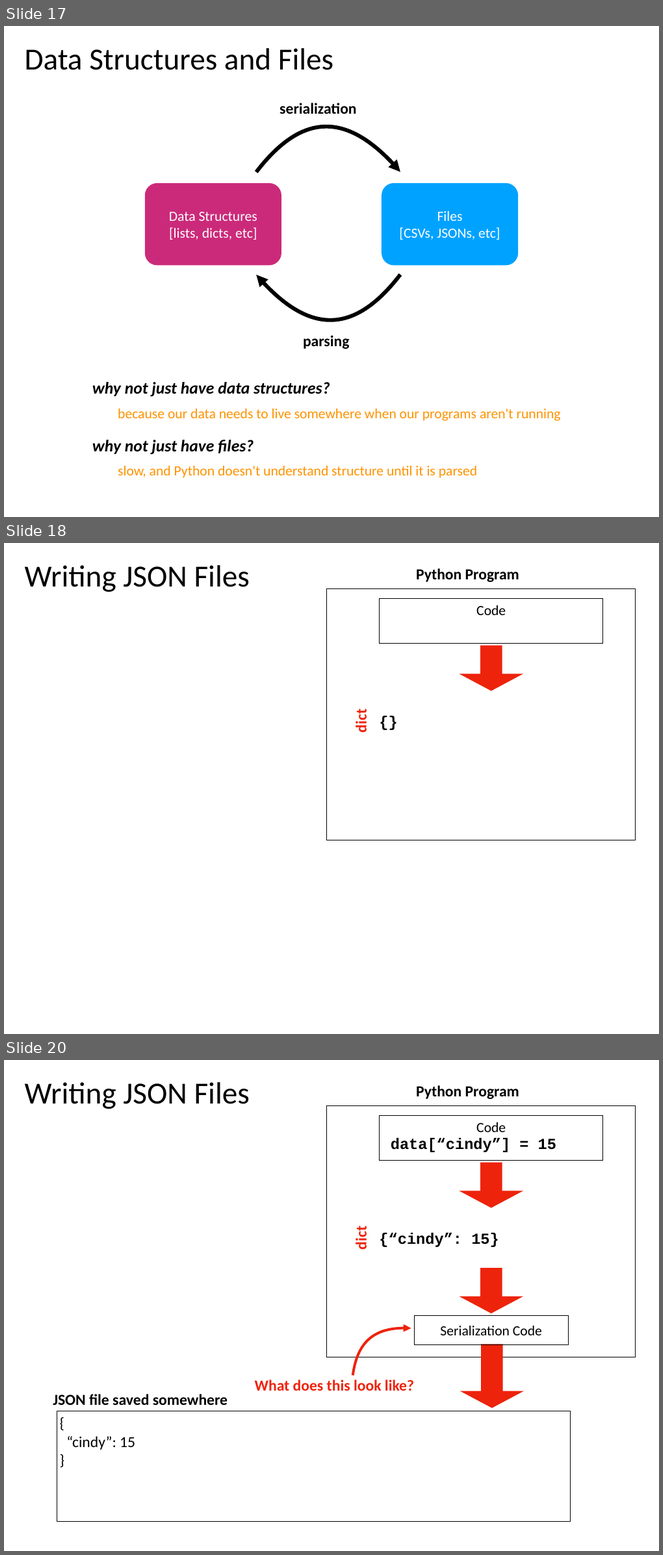
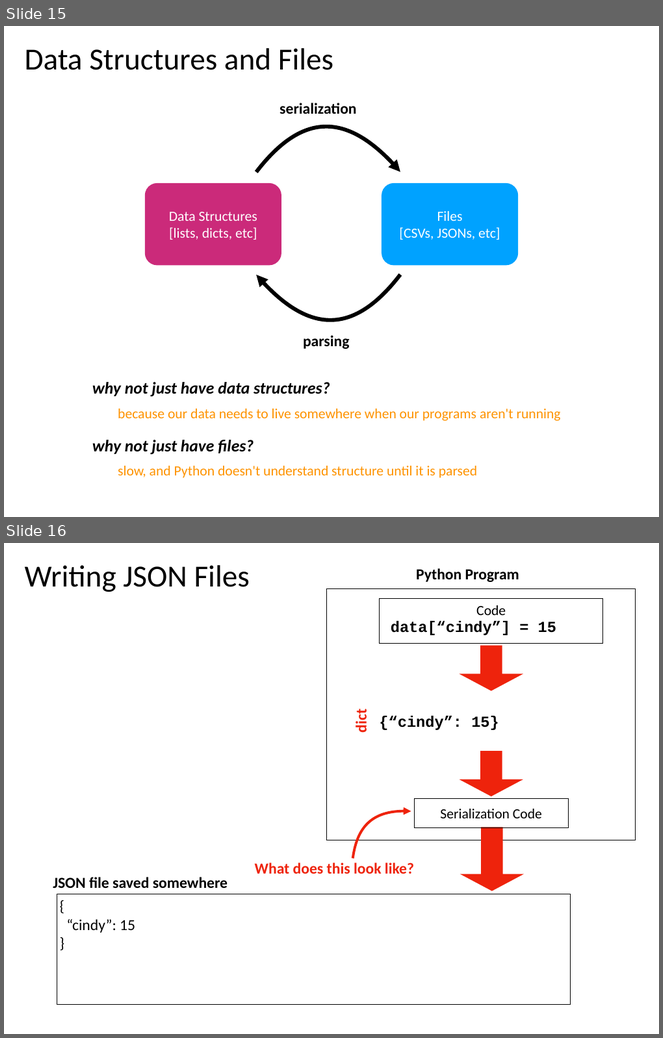
Before and after one commit to tylerharter/caraza-harter-com, a slide deck: tyler/meena/cs220/f20/materials/lec_19_F20.pptx. Shown one above the other, each under a label of ours: slides 17, 18 and 20 before the commit, slides 15 and 16 after it; the slides between them are not shown. The pictures are 663x1555 and 663x1038 pixels, drawn with LibreOffice and Linux fonts; fonts in the diff are those of the drawing. Boxes give left, top, right and bottom in pixels: in the first picture for what was removed or moved away, otherwise in the second. Text is boxed around its words. In the diff, an @@ line names an element or a change of style, - is before the commit and + after.

Commit message:
Fixing lec 19 slide title

```diff
--- a/tyler/meena/cs220/f20/materials/lec_19_F20.pptx
+++ b/tyler/meena/cs220/f20/materials/lec_19_F20.pptx
@@ slide 18 removed at (4, 543, 659, 1034), background #FFFFFF @@
@@ title removed at (25, 565, 250, 592) @@
-Writing JSON Files
@@ text removed at (416, 568, 519, 582) @@
-Python Program
@@ rectangle removed at (327, 589, 635, 841) @@
@@ rectangle removed at (380, 599, 603, 644) @@
-Code
@@ right arrow removed at (459, 645, 523, 691) @@
@@ text removed at (352, 711, 371, 733) @@
-dict
@@ text removed at (376, 709, 401, 733) @@
-{}
@@ what was slide 17 is now slide 15 @@
@@ what was slide 20 is now slide 16 @@
```
Also in this commit, not shown: 1 slide changed, 3 other slides removed.
